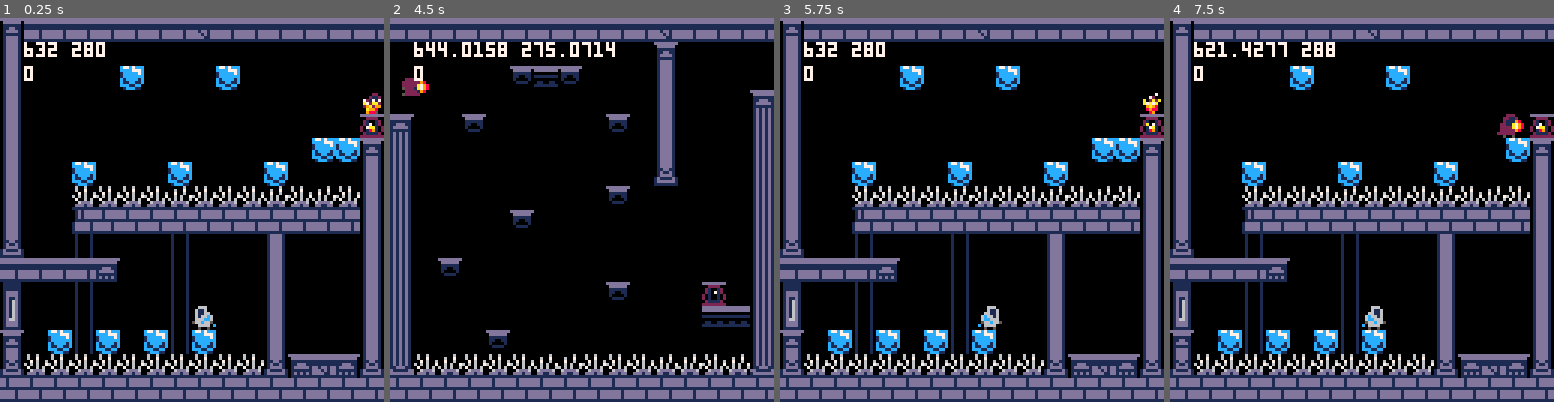
Above: before the commit, frames 1-4 (left to right).
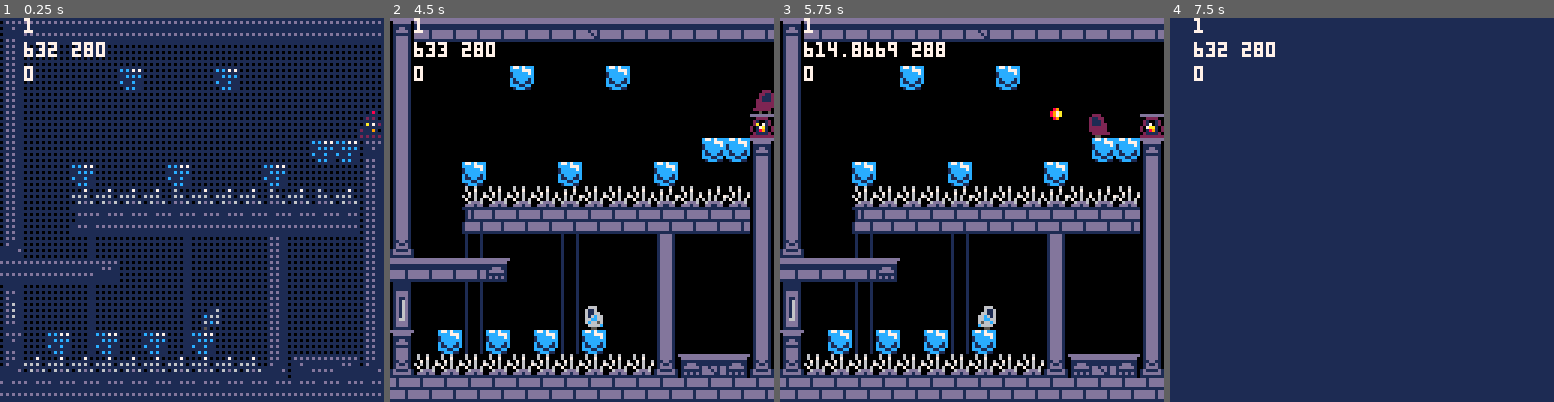
Above: after the commit, the same moments.

Repository: NunoDasNeves/pathofagni-pico8
Game: PICO-8 cartridge jumper.p8
Same seed, same stepped clock (60 frames per second), same inputs: the game is played once before the commit and once after it.
Inputs:
- Up to frame 1 (0.25 s): no input
- Up to frame 2 (4.5 s): tap O (Z key) at 0.33, 0.7, 1.43, 2.22, 3.1, 3.98 s; tap X (X key) at 1.07, 2.07, 2.4, 2.73, 3.07, 3.4, 3.73, 4.07, 4.4 s; hold Left 1.97-2.37 s; hold Down 2.42-2.82 s; hold Right 2.87-3.53 s; hold Up 3.58-4.08 s; hold Right from 4.13 s (still down)
- Up to frame 3 (5.75 s): release Right at 4.53 s; hold Down 4.58-5.08 s; tap X (X key) every 0.33 s from 4.73 to 5.73 s; tap O (Z key) at 4.87 s; hold Left from 5.13 s (still down)
- Up to frame 4 (7.5 s): tap O (Z key) at 5.75, 6.63 s; release Left at 5.8 s; hold Up 5.85-6.18 s; tap X (X key) every 0.33 s from 6.07 to 7.4 s; hold Left 6.23-6.63 s; hold Down 6.68-7.08 s; hold Right from 7.13 s (still down)

The runs differ from the first frame. In frame 1, 65% of the frame differs, in the area x 0-100%, y 0-100%; in frame 2, 26%; in frame 3, 1.1%; in frame 4, 85%.

Commit message:
nice fade in out effect on respawn

Diff:
--- a/jumper.p8
+++ b/jumper.p8
@@ -17,7 +17,7 @@
  x = 0,
  y = 0,
  sz = 16*8,
- old = {}, -- for restore
+ old = nil, -- for restore
  fcnt = 0,
  num_bads = 0, -- for unlock
  max_i = 8*3 - 1
@@ -59,9 +59,12 @@
 end
 
 function restore_room()
- for t in all(room.old) do
-  mset(t.x,t.y,t.val)
- end
+	if room.old == nil then
+		return
+	end
+	for t in all(room.old) do
+		mset(t.x,t.y,t.val)
+	end
 end
 
 function get_room_i(x,y)
@@ -134,25 +137,47 @@
  end
 end
 
+do_fade = true -- fade in
+fade_timer = 8
+
+function spawn_p_at_curr_lantern()
+	local l = get_curr_lantern()
+	spawn_p(l.x,l.y - p_dat.h)
+	restore_room()
+	spawn_room()
+end
+
+function fade_update()
+	if (fade_timer == 12) then
+		spawn_p_at_curr_lantern()
+	elseif (fade_timer > 23) then
+		fade_timer = 0
+		return false
+	end
+	fade_timer += 1
+	return true
+end
+
 function _update()
- dbgstr = ''
- update_room()
+	dbgstr = room.num_bads
+	update_room()
 	update_p()
 	for t in all(thang) do
-	 t:update()
+		t:update()
 	end
 	for p in all(fireball) do
-	 p:update()
+		p:update()
+	end
+	if do_fade then
+		do_fade = fade_update()
 	end
 end
 
 function _init()
 	camera(0,0)
- init_thang_dat()
- init_lantern()
-	spawn_room()
-	local l = get_curr_lantern()
-	spawn_p(l.x,l.y - p_dat.h)
+	init_thang_dat()
+	init_lantern()
+	spawn_p_at_curr_lantern()
 end
 
 -->8
@@ -181,6 +206,18 @@
     	f.yflip)
 end
 
+function draw_fade(s)
+	local rmapx = room.x \ 8
+	local rmapy = room.y \ 8
+	local rmapr=rmapx+15
+	local rmapb=rmapy+15
+	for y=rmapy,rmapb do
+		for x=rmapx,rmapr do
+			spr(s, x * 8, y * 8)
+		end
+	end
+end
+
 function _draw()
 	cls(0)
 
@@ -203,6 +240,20 @@
 
 	for f in all(fireball) do
 	 f:draw()
+	end
+
+	if do_fade then
+		if (fade_timer < 4) then
+			draw_fade(28)
+		elseif (fade_timer < 8) then
+			draw_fade(29)
+		elseif (fade_timer < 16) then
+			draw_fade(30)
+		elseif (fade_timer < 20) then
+			draw_fade(29)
+		elseif (fade_timer < 24) then
+			draw_fade(28)
+		end
 	end
 
 	if (dbg) then
@@ -552,23 +603,34 @@
 end
 
 function loop_anim(t,speed,frames)
- -- t = {
- --   s -- starting frame
- --   fr -- current frame
- --   fcnt -- frame counter
- -- }
- -- return true if looped
- local ret = false
- if (t.fcnt >= speed) then
-  t.fcnt = 0
-  t.fr += 1
-  if (t.fr >= frames) then
-   ret = true
-   t.fr = 0
-  end
- end
+	-- t = {
+	--   s -- starting frame
+	--   fr -- current frame
+	--   fcnt -- frame counter
+	-- }
+	-- return true if looped
+	local ret = false
+	if (t.fcnt >= speed) then
+		t.fcnt = 0
+		t.fr += 1
+		if (t.fr >= frames) then
+			ret = true
+			t.fr = 0
+		end
+	end
 	t.fcnt += 1
 	return ret
+end
+
+function play_anim(t,speed,frames)
+	-- see loop_anim
+	-- this one doesn't loop
+	if (loop_anim(t,speed,frames)) then
+		t.fr = frames - 1
+		t.fcnt = speed
+		return true;
+	end
+	return false
 end
 
 function update_bat(b)
@@ -754,10 +816,10 @@
 end
 
 function kill_p()
- p.alive = false
- p.s = p.i + p.s_die.s
- p.fr = 0
- p.fcnt = 0
+	p.alive = false
+	p.s = p.i + p.s_die.s
+	p.fr = 0
+	p.fcnt = 0
 end
 
 function hit_p(x,y,w,h)
@@ -869,7 +931,6 @@
      collmap(hl,hb,3) or
      collmap(hr,hb,3)) then
  	kill_p()
- 	respawn_update_p()
  	return
  end
 
@@ -938,21 +999,21 @@
 end
 
 function respawn_update_p()
+	if do_fade then
+		return
+	end
 	if (not p.alive) then
-  if (loop_anim(p,2,p.s_die.f)) then
-	  local l = get_curr_lantern()
-   spawn_p(l.x,l.y - p.h)
-   restore_room()
-   spawn_room()
-  end
-
- elseif (p.spawn) then
-  if (loop_anim(p,2,p.s_spwn.f)) then
-   p.fr = 0
-   p.fcnt = 0
-   p.s = p.i + p.s_wlk.s
-   p.spawn = false
-  end
+		if (play_anim(p,2,p.s_die.f)) then
+			fade_timer = 0
+			do_fade = true
+		end
+	elseif (p.spawn) then
+		if (play_anim(p,2,p.s_spwn.f)) then
+			p.fr = 0
+			p.fcnt = 0
+			p.s = p.i + p.s_wlk.s
+			p.spawn = false
+		end
 	end
 end
 -->8
@@ -1335,14 +1396,14 @@
 00000000001111000111111001100110011111100111111001100110011111100000000000000000010101100101001300000000000000000000000001d11d10
 00000000000000000100001111111111110000100100001011111111010000100000000000000000010111103301011000000000000000000000000001d16d10
 00000000000000000100001000000000010000100100001000000000010000100000000000000000110110100301011300000000000000000000000001d16d10
-dddddddddddddddddddddddddddddddddddddddddddddddd11111111dddddddd0000000000000000010100100101011000000000000000000000000001d16d10
-0dddddddddddddddddddddddddddddd00dddddd00dddddd0001000000dddddd00000000000000000330100103101011000000000000000000000000001d16d10
-01111111111111111111111111111110011111100111111000100000011111100000000000000000333100133301011300000000000000000000000001d16d10
-011ddd11111111111111111111ddd110011dd1100110011000000000011dd1100000000000000000013100010101011000000000000000000000000001d16d10
-01ddddd1ddddd1dddd1dd1dd1ddddd1001dddd10010000101111111101dddd100000000000000000010110010101011000000000000000000000000001d66d10
-01111111ddddd1ddddd1d1dd11111110011111100111111000000100011111100000000000000000310110100101011000000000000000000000000001dddd10
-01d1d1d1ddddd1dddddd11dd1d1d1d1001dddd10010000100000010001dddd100000000000000000010111100101011000000000000000000000000001dddd10
-01d1d1d111111111111111111d1d1d1001dddd100100001000000000011111100000000000000000010111100101011000000000000000000000000001111110
+dddddddddddddddddddddddddddddddddddddddddddddddd11111111dddddddd0000000000000000010100100101011010101010111111111111111101d16d10
+0dddddddddddddddddddddddddddddd00dddddd00dddddd0001000000dddddd00000000000000000330100103101011001010101010101011111111101d16d10
+01111111111111111111111111111110011111100111111000100000011111100000000000000000333100133301011310101010111111111111111101d16d10
+011ddd11111111111111111111ddd110011dd1100110011000000000011dd1100000000000000000013100010101011001010101010101011111111101d16d10
+01ddddd1ddddd1dddd1dd1dd1ddddd1001dddd10010000101111111101dddd100000000000000000010110010101011010101010111111111111111101d66d10
+01111111ddddd1ddddd1d1dd11111110011111100111111000000100011111100000000000000000310110100101011001010101010101011111111101dddd10
+01d1d1d1ddddd1dddddd11dd1d1d1d1001dddd10010000100000010001dddd100000000000000000010111100101011010101010111111111111111101dddd10
+01d1d1d111111111111111111d1d1d1001dddd100100001000000000011111100000000000000000010111100101011001010101010101011111111101111110
 01d1d1d1dd1ddddddd1ddddd1d1d1d1001dddd100100001000000000dddddddddddddddd00000000010101100101011001010110dddddddd0000000000000000
 01d1d1d1dd1ddddddd1ddddd1d1d1d1001dddd1001000010111111110dddddddddddddd0000000003101011031010110310101100dddddd00000000000000000
 01d1d1d1dd1ddddddd1ddddd1d1d1d1001dddd100100001011111111011111111111111000000000310101133101011331010113011111100000000000000000
